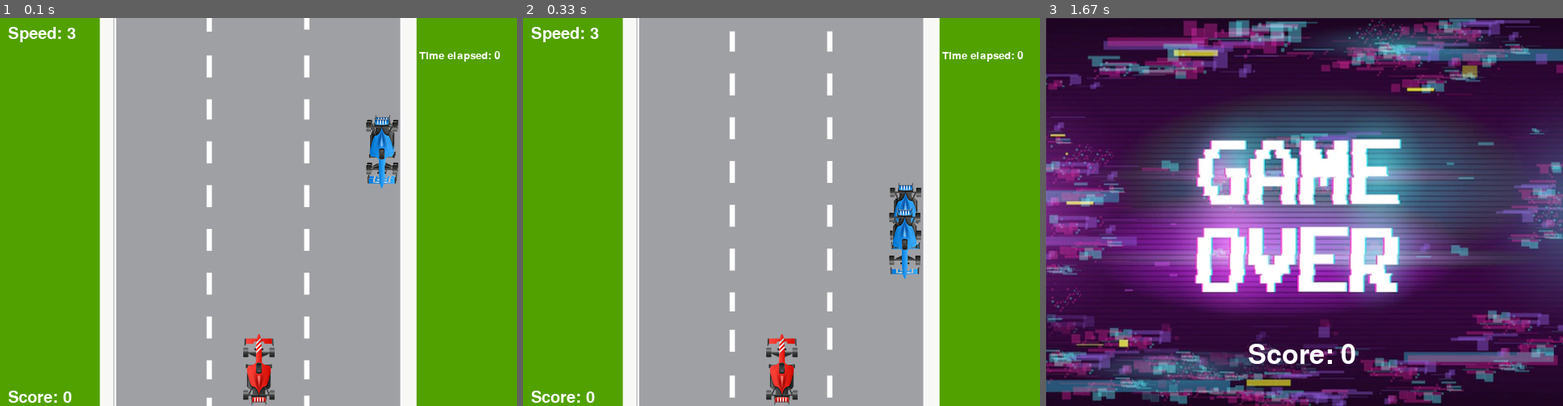
Above: before the commit, frames 1-3 (left to right).
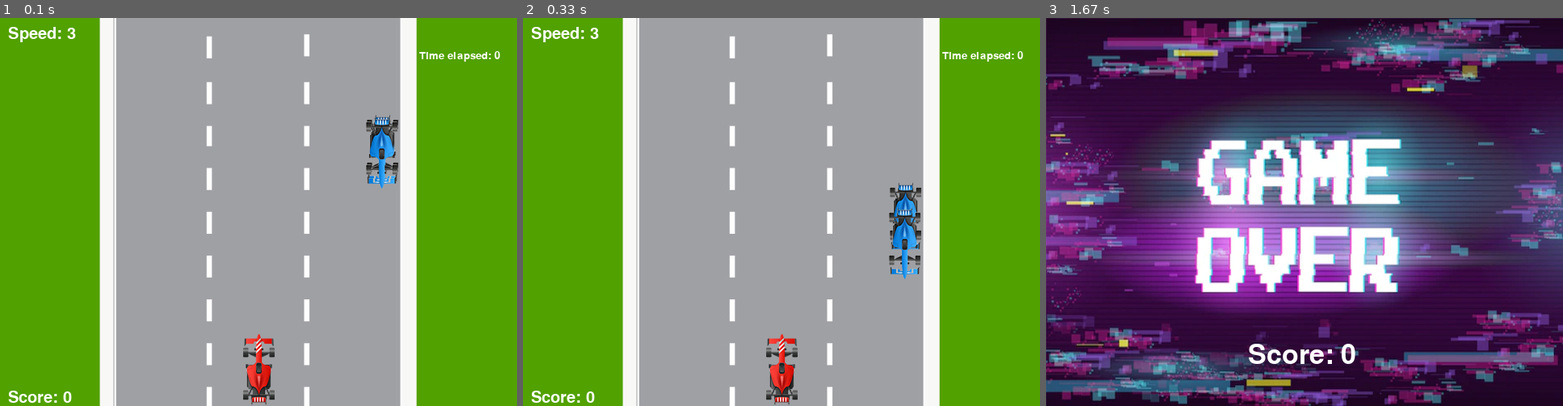
Above: after the commit, the same moments.

Repository: cosmii02/cosmii02
Game: pygame game, started from ul4.py
Two runs of this game, one before a commit and one after it. Both use one fixed random seed, a clock stepped at 60 frames per second and the inputs below.
Inputs:
- Up to frame 1 (0.1 s): no input
- Up to frame 2 (0.33 s): no input
- Up to frame 3 (1.67 s): hold Right 0.33-0.8 s

The runs differ from the first frame. In frame 1, 1.7% of the frame differs, in the area x 40-60%, y 0-98%; in frame 2, 0.9%; in frame 3, nothing differs.

Commit message:
Uwu Uwu Uwu Uwu Uwu Uwu Uwu Uwu Uwu Uwu Uwu Uwu Uwu Uwu Uwu Uwu Uwu Uwu Uwu Uwu Uwu Uwu Uwu Uwu Uwu Uwu Uwu Uwu Uwu Uwu Uwu Uwu Uwu Uwu Uwu Uwu Uwu Uwu Uwu Uwu Uwu Uwu Uwu Uwu Uwu Uwu Uwu Uwu Uwu Uwu Uwu Uwu Uwu Uwu Uwu Uwu Uwu Uwu Uwu Uwu Uwu Uwu Uwu Uwu Uwu Uwu Uwu Uwu Uwu Uwu Uwu Uwu Uwu Uwu Uwu Uwu Uwu Uwu Uwu Uwu Uwu Uwu Uwu Uwu Uwu Uwu Uwu Uwu Uwu Uwu Uwu Uwu Uwu Uwu Uwu Uwu Uwu Uwu Uwu Uwu Uwu Uwu Uwu Uwu Uwu

Diff:
--- a/ul4.py
+++ b/ul4.py
@@ -39,14 +39,10 @@
         if event.type == pygame.QUIT: # if window is closed
             sys.exit() # quit game
 
-    # pildi lisamine ekraanile
-    Upos-=BspeedY
-    Dpos-=BspeedY
-    screen.blit(bg, (0, Upos)) # blit background image
-    screen.blit(bg, (0, Dpos))  # blit background image
-
+    screen.blit(bg, (0, 0))  # blit background image
     screen.blit(f1_blue, (BposX, BposY)) # blit car image
     screen.blit(f2_blue, (B2posX, B2posY)) # blit car image
+
     BposY += BspeedY # move car
     B2posY += BspeedY+1 # move car
 
